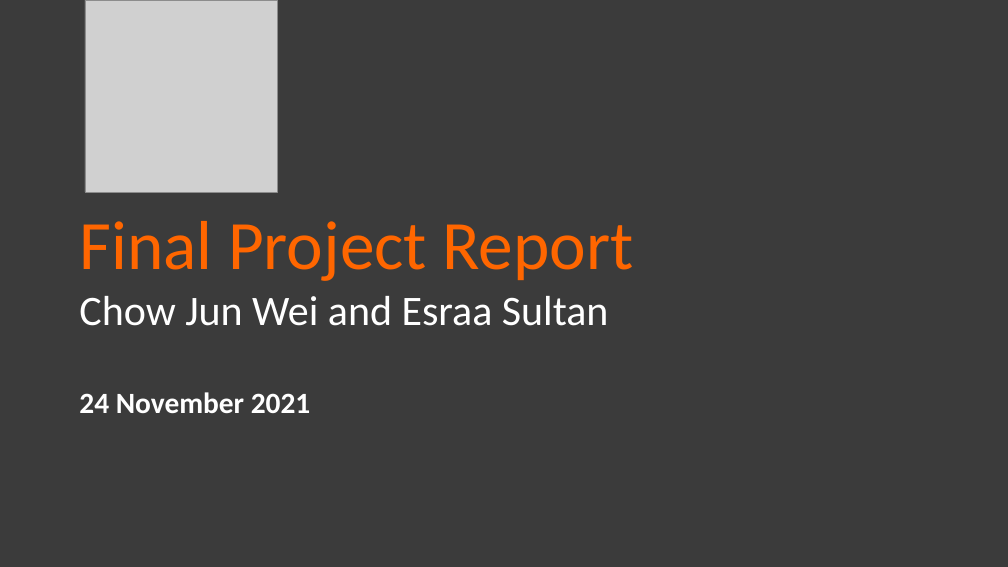
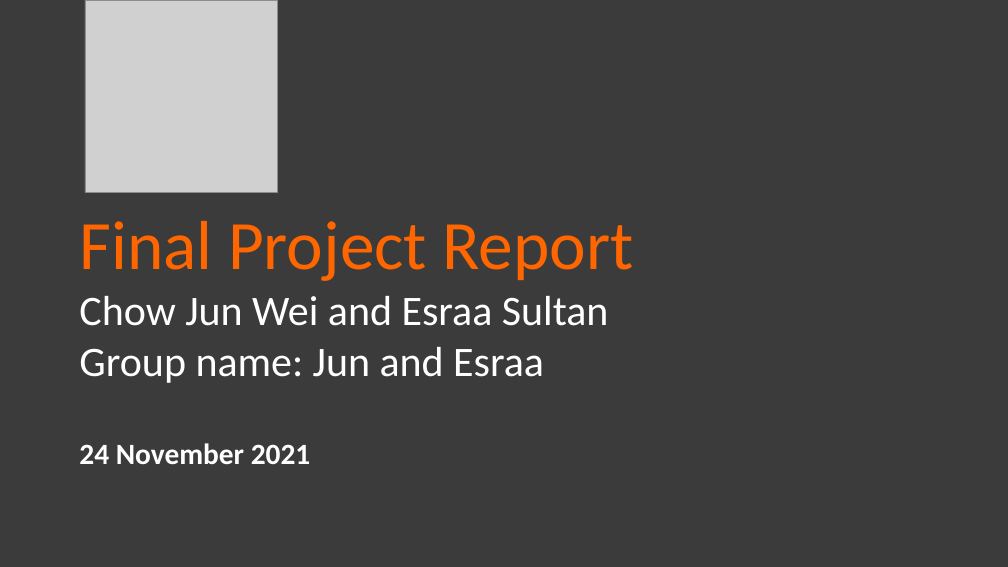
Before and after one commit to Wabinab/NLP_GroupProject_DG, a slide deck: slide 1 of Week_13/Final_Report_1.pptx. Drawn at 1008x567 pixels with LibreOffice and Linux fonts; fonts in the diff are those of the drawing; grey boxes stand for pictures. Boxes give left, top, right and bottom in pixels: in the first picture for what was removed or moved away, otherwise in the second. Text is boxed around its words. In the diff, an @@ line names an element or a change of style, - is before the commit and + after.

```diff
--- a/Week_13/Final_Report_1.pptx
+++ b/Week_13/Final_Report_1.pptx
@@ text at (79,347,544,383): paragraph added @@
+Group name: Jun and Esraa
```
Also in this commit, not shown: 4 slides added, 1 other file.
